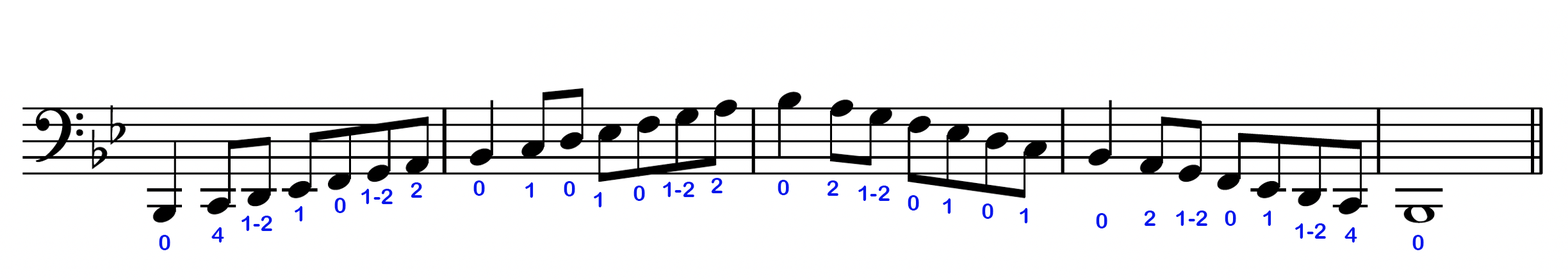
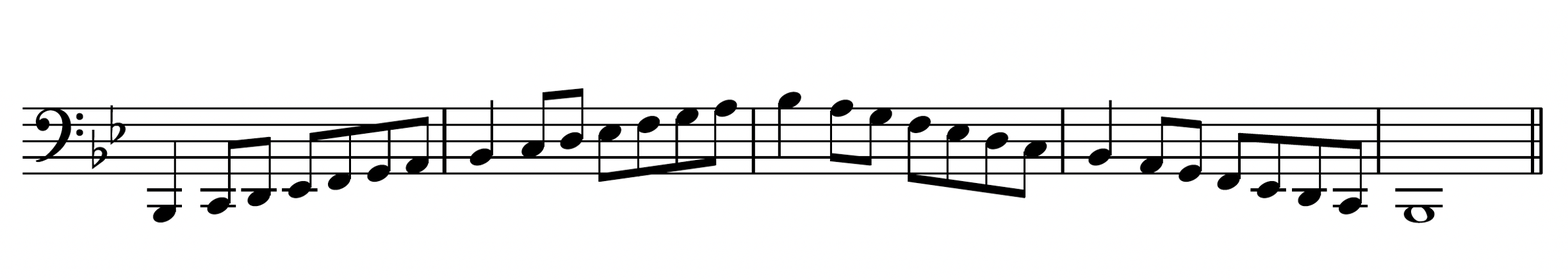
Two versions of the same layered image (1568 × 279). Layer-by-layer changes:
hid "0" (1st of 11) over [1412, 235, 1424, 251]
hid "0" (2nd of 11) over [158, 235, 171, 251]
hid "0" (3rd of 11) over [981, 203, 994, 220]
hid "0" (4th of 11) over [563, 181, 576, 197]
hid "0" (5th of 11) over [1095, 213, 1108, 229]
hid "0" (6th of 11) over [473, 180, 485, 196]
hid "0" (7th of 11) over [907, 195, 920, 211]
hid "0" (8th of 11) over [633, 185, 646, 202]
hid "2" (1st of 4) over [826, 180, 839, 196]
hid "2" (2nd of 4) over [710, 178, 723, 194]
hid "2" (3rd of 4) over [1143, 210, 1156, 227]
hid "2" (4th of 4) over [410, 182, 423, 198]
hid "1-2" (1st of 6) over [858, 185, 890, 202]
hid "1-2" (2nd of 6) over [662, 181, 695, 198]
hid "1-2" (3rd of 6) over [1176, 210, 1208, 227]
hid "1-2" (4th of 6) over [361, 188, 393, 205]
hid "0" (9th of 11) over [1224, 210, 1237, 227]
hid "0" (10th of 11) over [334, 197, 346, 214]
hid "0" (11th of 11) over [777, 179, 790, 196]
hid "1" (1st of 6) over [942, 198, 952, 214]
hid "1-2" (5th of 6) over [1295, 223, 1326, 239]
hid "1-2" (6th of 6) over [241, 215, 273, 232]
hid "4" (1st of 2) over [1344, 227, 1358, 243]
hid "4" (2nd of 2) over [211, 227, 225, 243]
…and 5 more changes (5 visibility)
